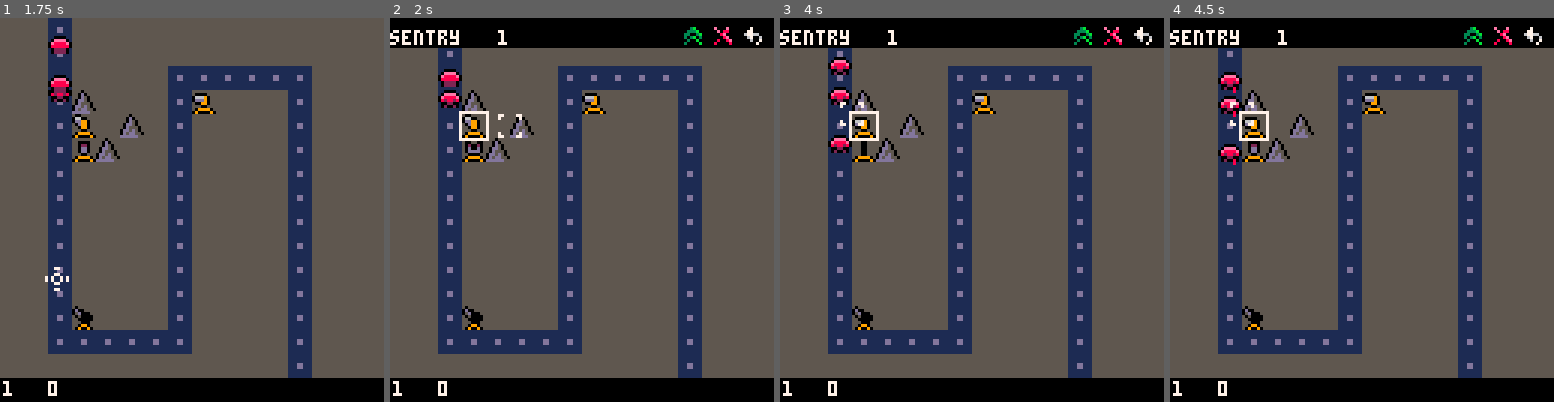
Above: before the commit, frames 1-4 (left to right).
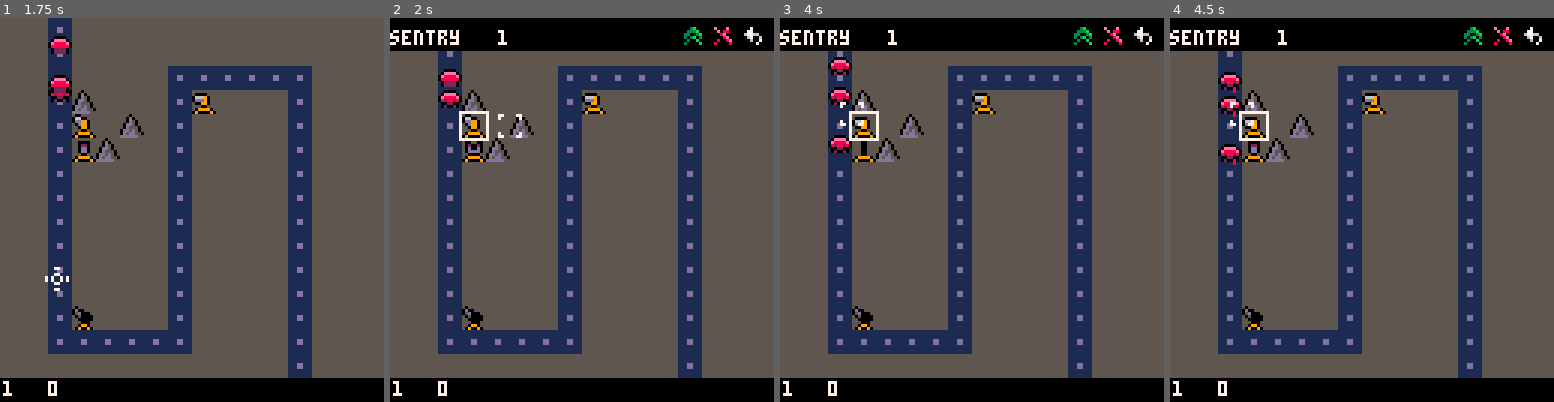
Above: after the commit, the same moments.

Repository: burlapjack/tower
Game: PICO-8 cartridge tower.p8
The game is run twice, just before and just after one commit, with the same random seed, the same clock (stepped at 60 frames per second) and the same inputs.
Inputs (mouse positions are in pixels of both pictures, inside the frame that each line leads up to):
- Up to frame 1 (1.75 s): click (280, 121) at 0.67 s; click (46, 267) at 1.22 s
- Up to frame 2 (2 s): click (497, 114) at 1.77 s
- Up to frame 3 (4 s): click (952, 259) at 2.32 s; click (1014, 106) at 2.87 s; click (1075, 256) at 3.42 s; click (841, 102) at 3.97 s
- Up to frame 4 (4.5 s): no input

Frame 1 is identical in both runs. In frame 2, 0.8% of the frame differs, in the area x 0-100%, y 7-9%; in frame 3, 0.8%; in frame 4, 0.8%.

Commit message:
combined sys_animate_hud into sys_get_hud.

Diff:
--- a/tower.p8
+++ b/tower.p8
@@ -33,7 +33,7 @@
 }
 
 game_menu_unit = {
-	bg = {0, 0, 128, 9},
+	bg = {0, 0, 128, 10},
 	bg_clr = 0,
 	name = {0, 4},
 	lvl = {36, 4},
@@ -394,22 +394,6 @@
 	end
 end
 
-function sys_animate_hud()
-	local gm = game_menu_unit
-
-	if gm.btn_tmr == 0 then
-		if gm.btn_pressed == 1 then
-			sfx(2)
-		elseif gm.btn_pressed == 2 then
-			sfx(3)
-		end
-		gm.btn_pressed = 0
-	end
-	if gm.btn_tmr > 0 then
-		gm.btn_tmr -= 1
-	end
-end
-
 function sys_animate_towers()
 	local ang = 8
 	for i = 1, #ent_tower do
@@ -657,23 +641,24 @@
 			if cursor_is_hovering(gmu.btn_upgrade, 8, 8) then
 				gmu.btn_pressed = 1
 				gmu.btn_tmr = gmu.btn_tm
+				sfx(2)
 			elseif cursor_is_hovering(gmu.btn_delete, 8, 8) then
 				gmu.btn_pressed = 2
 				gmu.btn_tmr = gmu.btn_tm
+				sfx(3)
+				ent_tower[game_unit_selected].hp = 0
 			elseif cursor_is_hovering(gmu.btn_back, 8, 8) then
 				gmu.btn_pressed = 3
 				game_unit_selected = 0
 				gmu.btn_tmr = gmu.btn_tm
 			end
-		else
-			if cursor_is_hovering(gmb.btn_tower_1, 8, 8) then
-				gmb.btn_pressed = 1
-			elseif cursor_is_hovering(gmb.btn_tower_2, 8, 8) then
-				gmb.btn_pressed = 2
-			elseif cursor_is_hovering(gmb.btn_tower_3, 8, 8) then
-				gmb.btn_pressed = 3
-			end
-		end
+			gmb.btn_pressed = 0
+		end
+	end
+	if gmu.btn_tmr > 0 then
+		gmu.btn_tmr -= 1
+	else
+		gmu.btn_pressed = 0
 	end
 end
 
@@ -729,7 +714,6 @@
 	sys_ai_explosions()
 	sys_animate_towers()
 	sys_animate_enemies()
-	sys_animate_hud()
 	sys_delete_enemies()
 	sys_delete_explosions()
 	sys_delete_towers()
